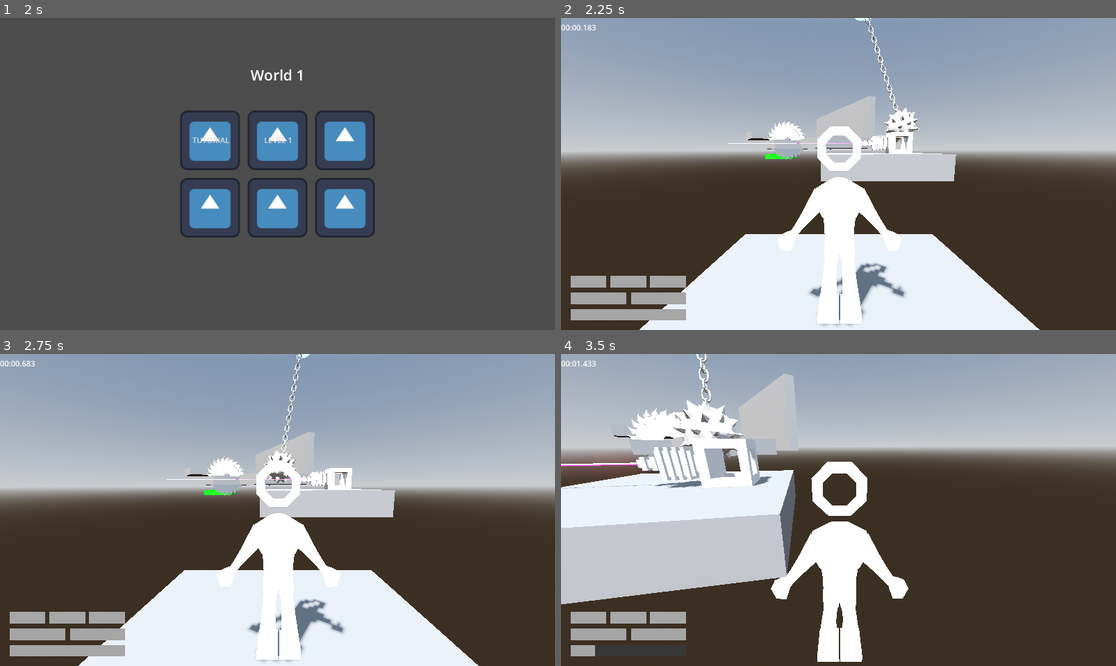
Above: before the commit, frames 1-4 (two rows, left to right).
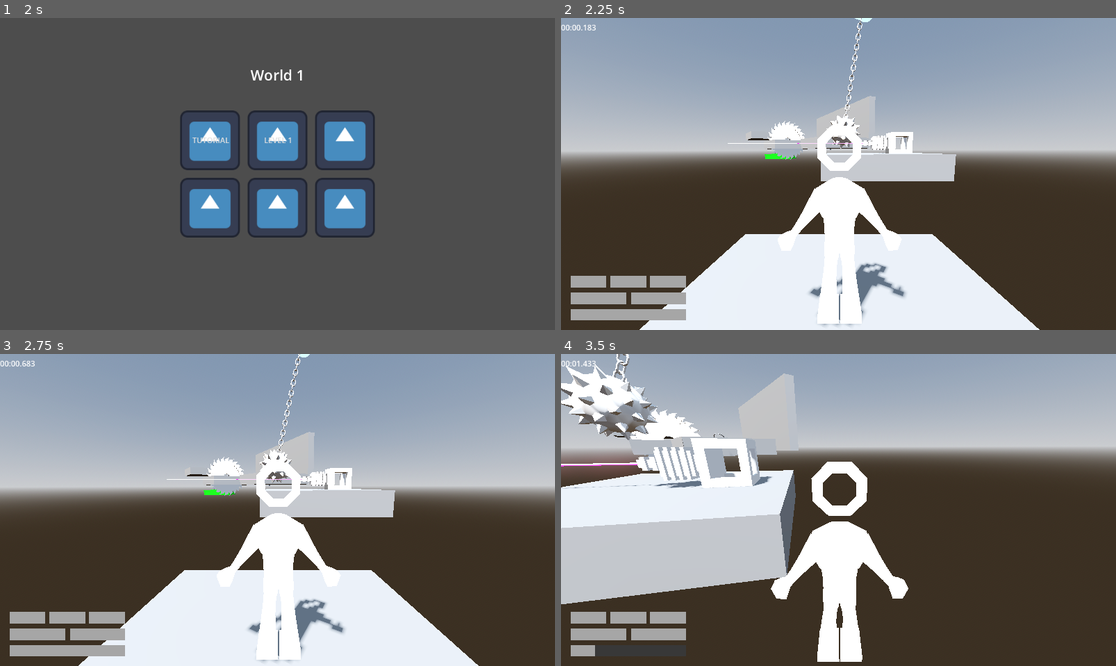
Above: after the commit, the same moments.

Repository: jpvds1/DDJD
Game: Godot game, scene res://scenes/game_controller.tscn
Two runs of this game, one before a commit and one after it. Both use one fixed random seed, a clock stepped at 60 frames per second and the inputs below. The engine's default icon, where the game draws it, is replaced by a stand-in: a white triangle on a blue panel in a dark square.
Inputs (mouse positions are in pixels of both pictures, inside the frame that each line leads up to):
- Up to frame 1 (2 s): click "Continue as Guest" at 0.5 s; click "Play" at 1.25 s
- Up to frame 2 (2.25 s): click "LEVEL 1" at 2 s
- Up to frame 3 (2.75 s): no input
- Up to frame 4 (3.5 s): move the mouse to (866, 510) at 2.77 s; hold W (move_forwards) from 2.78 s (still down); tap Q (dash) at 2.85 s; tap Space (jump) at 3.02 s

Frame 1 is identical in both runs. In frame 2, 0.8% of the frame differs, in the area x 47-65%, y 0-42%; in frame 3, 0.4%; in frame 4, 3.5%, in the area x 0-33%, y 0-34%.

Commit message:
feat(wrecking ball): update animation

Diff:
--- a/platformer-game/scenes/building_materials/wrecking_ball.tscn
+++ b/platformer-game/scenes/building_materials/wrecking_ball.tscn
@@ -24,45 +24,7 @@
 [sub_resource type="SphereShape3D" id="SphereShape3D_4l0fd"]
 radius = 1.05
 
-[sub_resource type="Animation" id="Animation_1j3pr"]
-length = 0.001
-tracks/0/type = "value"
-tracks/0/imported = false
-tracks/0/enabled = true
-tracks/0/path = NodePath(".:swing")
-tracks/0/interp = 1
-tracks/0/loop_wrap = true
-tracks/0/keys = {
-"times": PackedFloat32Array(0),
-"transitions": PackedFloat32Array(1),
-"update": 0,
-"values": [0.0]
-}
-
-[sub_resource type="Animation" id="Animation_4l0fd"]
-resource_name = "Swing"
-loop_mode = 2
-tracks/0/type = "value"
-tracks/0/imported = false
-tracks/0/enabled = true
-tracks/0/path = NodePath(".:swing")
-tracks/0/interp = 1
-tracks/0/loop_wrap = true
-tracks/0/keys = {
-"times": PackedFloat32Array(0, 1),
-"transitions": PackedFloat32Array(1, 1),
-"update": 0,
-"values": [-1.0, 1.0]
-}
-
-[sub_resource type="AnimationLibrary" id="AnimationLibrary_077tb"]
-_data = {
-&"RESET": SubResource("Animation_1j3pr"),
-&"Swing": SubResource("Animation_4l0fd")
-}
-
 [node name="WreckingBall" type="Node3D" unique_id=1409807783]
-transform = Transform3D(-4.371139e-08, 0, -1, 0, 1, 0, 1, 0, -4.371139e-08, 0, 0, 0)
 script = ExtResource("1_58tvi")
 
 [node name="Cloud" type="Node3D" parent="." unique_id=549558269]
@@ -92,18 +54,16 @@
 transform = Transform3D(1, 0, 0, 0, 1, 0, 0, 0, 1, 0.12, -0.07999998, -0.119999886)
 mesh = SubResource("SphereMesh_ndtll")
 
-[node name="Killzone" parent="." unique_id=767733067 instance=ExtResource("3_rti8c")]
+[node name="Ball" type="Node3D" parent="." unique_id=1186199172]
 
-[node name="CollisionShape3D" parent="Killzone" index="0" unique_id=1440156319]
+[node name="Killzone" parent="Ball" unique_id=767733067 instance=ExtResource("3_rti8c")]
+
+[node name="CollisionShape3D" parent="Ball/Killzone" index="0" unique_id=1440156319]
 transform = Transform3D(1, 0, 0, 0, 1, 0, 0, 0, 1, 0, -8.487799, 0)
 shape = SubResource("SphereShape3D_4l0fd")
 
-[node name="Visuals" parent="." unique_id=157412353 instance=ExtResource("3_t610y")]
-transform = Transform3D(-4.371139e-08, 0, 1, 0, 1, 0, -1, 0, -4.371139e-08, 0, -8.465402, 0)
+[node name="Visuals" parent="Ball" unique_id=157412353 instance=ExtResource("3_t610y")]
+transform = Transform3D(1, 0, 0, 0, 1, 0, 0, 0, 1, 0, -8.465402, 0)
 
-[node name="AnimationPlayer" type="AnimationPlayer" parent="." unique_id=1005671059]
-libraries/ = SubResource("AnimationLibrary_077tb")
-autoplay = &"Swing"
-
-[editable path="Killzone"]
-[editable path="Visuals"]
+[editable path="Ball/Killzone"]
+[editable path="Ball/Visuals"]
--- a/platformer-game/scenes/levels/level_1.tscn
+++ b/platformer-game/scenes/levels/level_1.tscn
@@ -107,6 +107,7 @@
 
 [node name="WreckingBall" parent="." unique_id=1409807783 instance=ExtResource("11_iav0o")]
 transform = Transform3D(1, 0, 0, 0, 1, 0, 0, 0, 1, -1.6808548, 12.435937, 11.650975)
+swings_per_second = 2.0
 
 [node name="Saw" parent="." unique_id=960494110 instance=ExtResource("11_dnkej")]
 transform = Transform3D(-1.7488501, 0, -0.9703213, 0, 2, 0, 0.9703213, 0, -1.7488501, 6.5180163, 3.9616628, 21.94822)
--- a/platformer-game/scripts/traps/wrecking_ball.gd
+++ b/platformer-game/scripts/traps/wrecking_ball.gd
@@ -1,27 +1,30 @@
 extends Node3D
 
-
-@onready var spike_ball: MeshInstance3D = $Visuals/Icosphere
-@onready var animation_player: AnimationPlayer = $AnimationPlayer
+@onready var wrecking_ball: Node3D = $Ball
+@onready var spike_ball: MeshInstance3D = $Ball/Visuals/Icosphere
 
 @export var max_angle := 30.0
 @export var swings_per_second := 1.0
-@export var spins_per_second := 1.0
 
-var spin_speed := spins_per_second * 2 * PI
-var swing := 0.0:
-	set(value):
-		swing = clamp(value, -1, 1)
+var spin_speed: float:
+	get:
+		return 0.7 * swings_per_second * 2 * PI # radians per second
+
 
 # Called when the node enters the scene tree for the first time.
 func _ready() -> void:
-	animation_player.speed_scale = swings_per_second
+	# set up the tweener
+	var tween := create_tween()
+	tween.set_trans(Tween.TRANS_SINE)
+	tween.set_loops() # loop infinitely
+
+	# configure the animation keyframes
+	var swing_duration := 1.0 / swings_per_second # seconds
+	tween.tween_property(wrecking_ball, "rotation_degrees:z", max_angle, swing_duration)
+	tween.tween_property(wrecking_ball, "rotation_degrees:z", -max_angle, swing_duration)
 
 
 # Called every frame. 'delta' is the elapsed time since the previous frame.
 func _process(delta: float) -> void:
-	# swing the wrecking ball around its pivot
-	rotation_degrees.z = swing * max_angle
-
-	# spin the spike ball
+	# infinitely spin the spike ball
 	spike_ball.rotate_y(spin_speed * delta)
